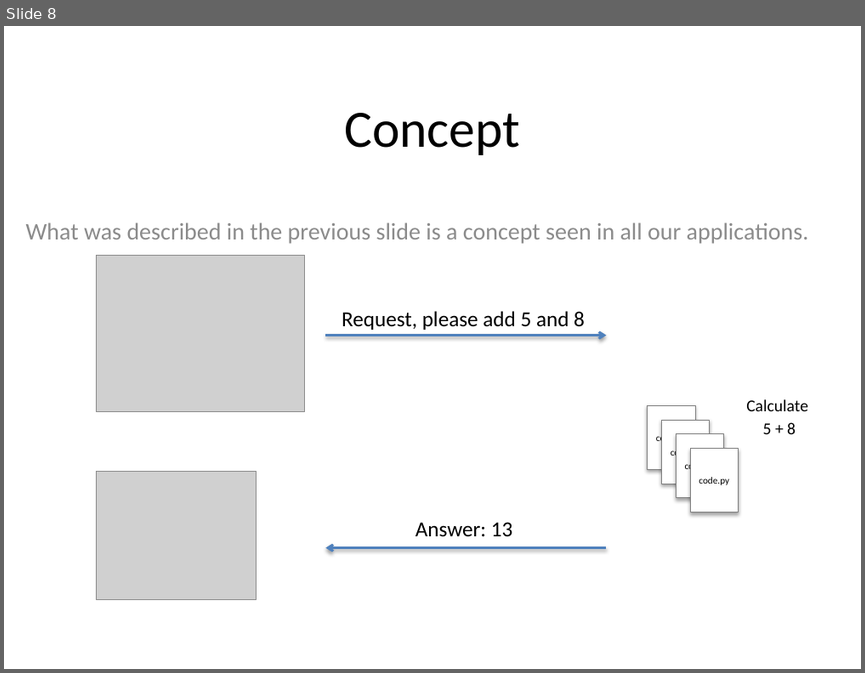
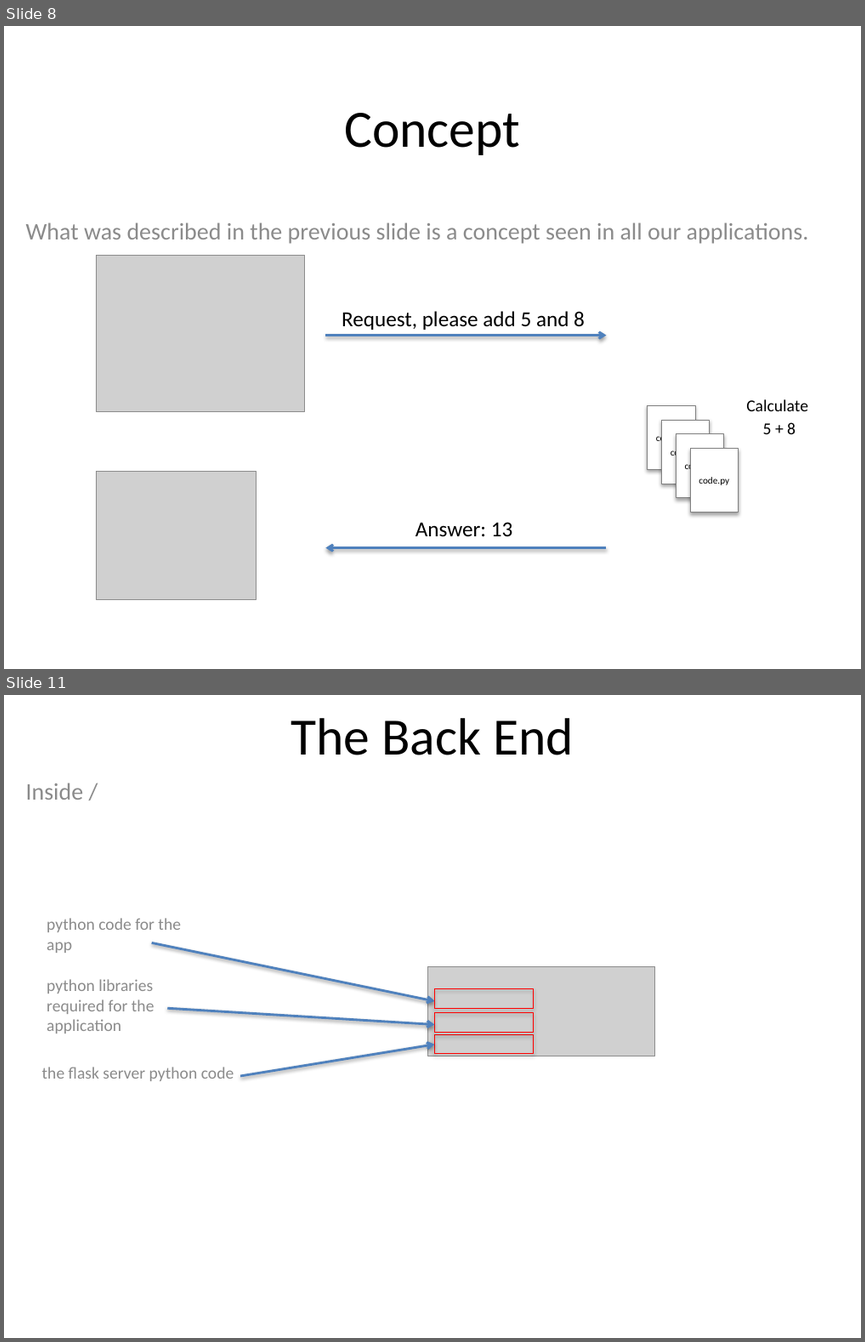
Before and after one commit to SMPirelli/local_dev_example, a slide deck: GuideBook.pptx. Shown one above the other, each under a label of ours: slide 8 before the commit, slides 8 and 11 after it; the slides between them are not shown. The pictures are 865x673 and 865x1342 pixels, drawn with LibreOffice and Linux fonts; fonts in the diff are those of the drawing; grey boxes stand for pictures. Boxes give left, top, right and bottom in pixels: in the first picture for what was removed or moved away, otherwise in the second. Text is boxed around its words. In the diff, an @@ line names an element or a change of style, - is before the commit and + after.

```diff
--- a/GuideBook.pptx
+++ b/GuideBook.pptx
@@ slide 11 added at box(4, 695, 861, 1338), background #FFFFFF @@
@@ title added at box(290, 718, 574, 755), 44 pt, text #000000 @@
+The Back End
@@ subtitle added at box(26, 783, 84, 800), 20 pt, text #8C8C8C @@
+Inside /
@@ text added at box(46, 918, 181, 953), 14 pt, text #8C8C8C @@
+python code for the app
@@ arrow added from (151, 942) to (434, 1001), #4F81BD 2 pt @@
@@ picture added at box(427, 967, 654, 1055) @@
@@ text added at box(46, 979, 154, 1033), 14 pt, text #8C8C8C @@
+python libraries required for the application
@@ rectangle added at box(434, 989, 533, 1009), outline #FF0000 0.75 pt @@
@@ arrow added from (168, 1008) to (434, 1024), #4F81BD 2 pt @@
@@ rectangle added at box(434, 1013, 533, 1032), outline #FF0000 0.75 pt @@
@@ arrow added from (240, 1076) to (434, 1044), #4F81BD 2 pt @@
@@ rectangle added at box(434, 1035, 533, 1054), outline #FF0000 0.75 pt @@
@@ text added at box(42, 1066, 234, 1081), 14 pt, text #8C8C8C @@
+the flask server python code
```
Also in this commit, not shown: 5 slides changed, 13 other slides added, 1 other file.
